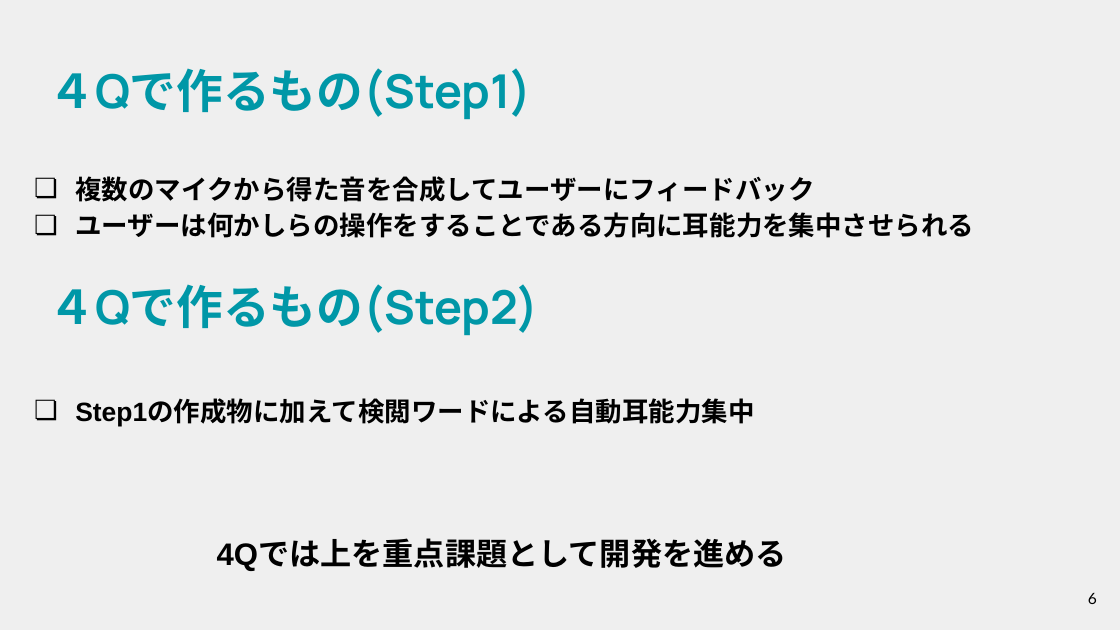
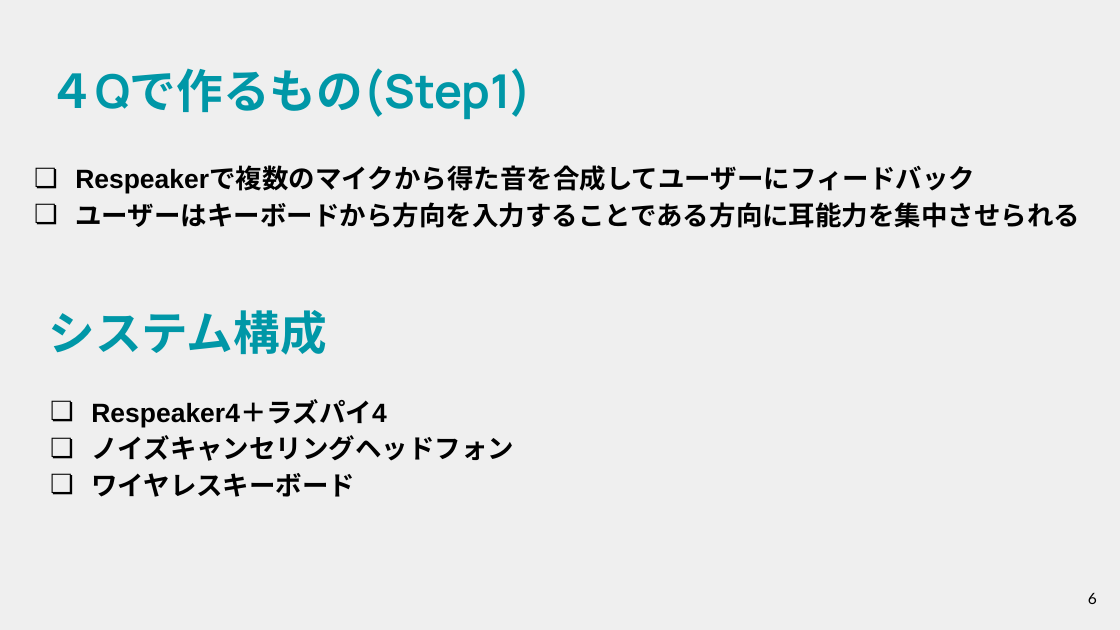
Before and after one commit to gakutosasabe/Reserch, a slide deck: slide 6 of BodyExpendReserch/開発/AOEar4Q構想.pptx. Drawn at 1120x630 pixels with LibreOffice and Linux fonts; fonts in the diff are those of the drawing. Boxes give left, top, right and bottom in pixels: in the first picture for what was removed or moved away, otherwise in the second. Text is boxed around its words. In the diff, an @@ line names an element or a change of style, - is before the commit and + after.

```diff
--- a/BodyExpendReserch/開発/AOEar4Q構想.pptx
+++ b/BodyExpendReserch/開発/AOEar4Q構想.pptx
@@ text at bbox=[75, 168, 1080, 228]: text changed @@
-❏ 複数のマイクから得た音を合成してユーザーにフィードバック
-❏ ユーザーは何かしらの操作をすることである方向に耳能力を集中させられる
+❏ Respeakerで複数のマイクから得た音を合成してユーザーにフィードバック
+❏ ユーザーはキーボードから方向を入力することである方向に耳能力を集中させられる
@@ title removed at bbox=[48, 284, 539, 336] @@
-４Qで作るもの(Step2)
@@ title added at bbox=[48, 310, 327, 355], 30 pt, text #0097A7, bold @@
+システム構成
@@ text removed at bbox=[75, 400, 754, 426] @@
-❏ Step1の作成物に加えて検閲ワードによる自動耳能力集中
@@ text added at bbox=[91, 401, 514, 497], 17 pt, text #000000, bold @@
+❏ Respeaker4＋ラズパイ4
+❏ ノイズキャンセリングヘッドフォン
+❏ ワイヤレスキーボード
@@ text removed at bbox=[217, 540, 787, 571] @@
-4Qでは上を重点課題として開発を進める
```
Also in this commit, not shown: 1 other slide changed, 2 other files.
